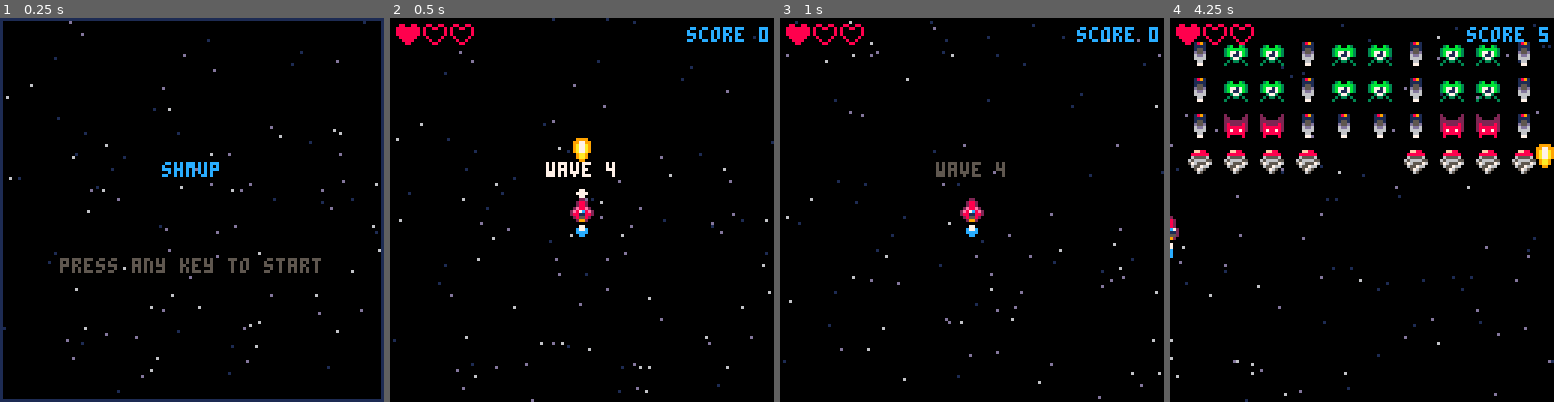
Above: before the commit, frames 1-4 (left to right).
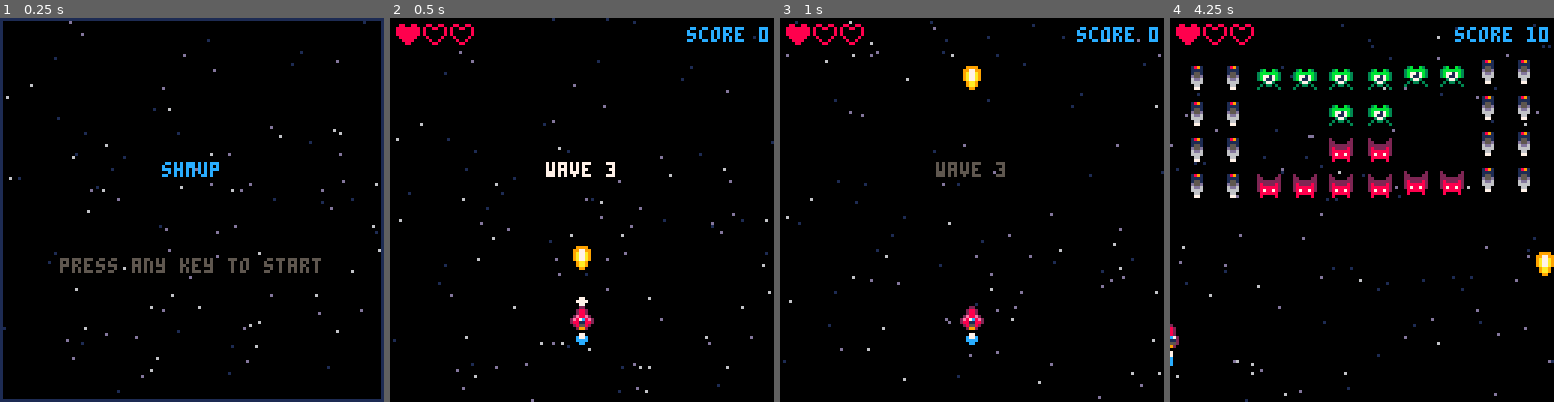
Above: after the commit, the same moments.

Repository: salty-max/shmup
Game: PICO-8 cartridge shmup.p8
Same seed, same stepped clock (60 frames per second), same inputs: the game is played once before the commit and once after it.
Inputs:
- Up to frame 1 (0.25 s): no input
- Up to frame 2 (0.5 s): tap X (X key) at 0.33 s
- Up to frame 3 (1 s): tap O (Z key) at 0.7 s
- Up to frame 4 (4.25 s): tap X (X key) at 1.07, 1.85, 2.97, 4.08 s; hold Right 1.6-2.1 s; tap O (Z key) every 0.4 s from 1.7 to 4.1 s; hold Up 2.15-2.42 s; hold Right 2.47-3.03 s; hold Left 3.08-3.58 s; hold Down 3.63-3.97 s; hold Right from 4.02 s (still down)

Frame 1 is identical in both runs. In frame 2, 1.3% of the frame differs, in the area x 46-58%, y 31-86%; in frame 3, 0.9%; in frame 4, 15%, in the area x 0-100%, y 2-91%.

Commit message:
better enemy fly in

Diff:
--- a/shmup.p8
+++ b/shmup.p8
@@ -20,7 +20,7 @@
 
 function start_game()
 	t = 0
-	wave = 3
+	wave = 2
 
 	next_wave()
 
@@ -100,7 +100,7 @@
 end
 
 function spawn_player()
-	local p = create_entity(60, 60)
+	local p = create_entity(60, 96)
 	p.vx = 0
 	p.vy = 0
 	p.spd = 3
@@ -647,6 +647,7 @@
 -- waves and enemies
 
 function spawn_wave()
+	sfx(28)
 	if wave == 1 then
 		place_enemies({
 			{0,1,1,1,1,1,1,1,1,0},
@@ -703,41 +704,42 @@
 	end
 end
 
-function spawn_enemy(etype, ex, ey)
-	local e = create_entity(ex, ey - 64)
-	e.posx = ex
-	e.posy = ey
+function spawn_enemy(type, x, y, wait_amt)
+	local e = create_entity(x * 1.25 - 16, y - 64)
+	e.posx = x
+	e.posy = y
 	e.flash = 0
 	e.spd = 1
-	e.type = etype
+	e.type = type
 	e.frame = 1
 	e.mission = "flyin"
-
-	if etype == nil or etype == 1 then
+	e.wait = wait_amt
+
+	if type == nil or type == 1 then
 		-- green alien
 		e.spr = 128
 		e.anim = {128, 129, 130, 131}
 		e.scr = 50
 		e.hp = 3
-	elseif etype == 2 then
+	elseif type == 2 then
 		-- hell bat
 		e.spr = 136
 		e.anim = {136, 137}
 		e.scr = 30
 		e.hp = 2
-	elseif etype == 3 then
+	elseif type == 3 then
 		-- rotator
 		e.spr = 132
 		e.anim = {132, 133, 134, 135}
 		e.scr = 50
 		e.hp = 3
-	elseif etype == 4 then
+	elseif type == 4 then
 		-- drill
 		e.spr = 138
 		e.anim = {138, 139}
 		e.scr = 40
 		e.hp = 2
-	elseif etype == 5 then
+	elseif type == 5 then
 		-- boss
 		e.spr = 144
 		e.anim = {144, 146}
@@ -754,7 +756,7 @@
 	for y = 1, 4 do
 		for x = 1, 10 do
 			if wave_list[y][x] != 0 then
-				spawn_enemy(wave_list[y][x], x * 12 - 6, 4 + y * 12)
+				spawn_enemy(wave_list[y][x], x * 12 - 6, 4 + y * 12, x * 3)
 			end
 		end
 	end
@@ -764,10 +766,18 @@
 -- enemy behavior
 
 function do_enemy(e)
+	if e.wait > 0 then
+		e.wait -= 1
+		return
+	end
+
 	if e.mission == "flyin" then
-		e.y += e.spd
-
-		if e.y == e.posy then
+		-- basic easing
+		e.x += (e.posx - e.x) / 8
+		e.y += (e.posy - e.y) / 8
+
+		if abs(e.y - e.posy) < 0.5 then
+			e.y = e.posy
 			e.mission = "protect"
 		end
 	elseif e.mission == "protect" then
Not shown, changed: the sound effects (__sfx__) section of shmup.p8
